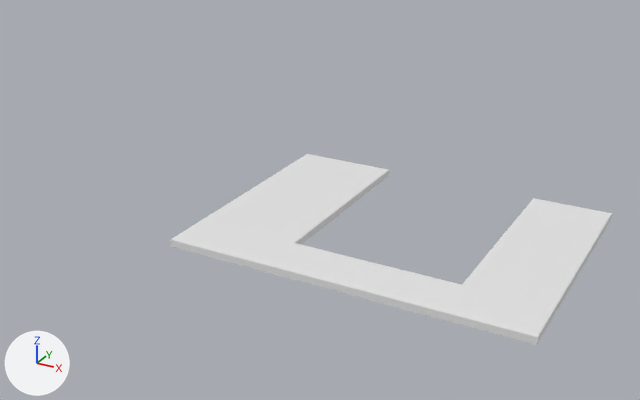
A saved change to the FBX model TesisDV/Assets/Models/Models/NewHome/RoofLivingEntrance.fbx.
Before and after are seen from a 50 mm lens placed at (54.6, -70.6, 26.8), pointed at (20.8, -9.1, -3.9). The axes (+X, +Y, +Z) are drawn at lower left. The lights are the same throughout. Where no turn or scale is listed for an object, it has been applied to the vertices.

Script lines for the objects in view, before the commit:
```python
me_mesh = bpy.data.meshes.new('Mesh')
me_mesh.from_pydata(...)  # 48 vertices, 46 faces; spans x -12.5..12.5, y -9.3..9.3, z -0.2..0.2
ob_rooflivingentrance001 = bpy.data.objects.new('RoofLivingEntrance001', me_mesh)
ob_rooflivingentrance001.location = (32.54, -19.25, 0.25)
```
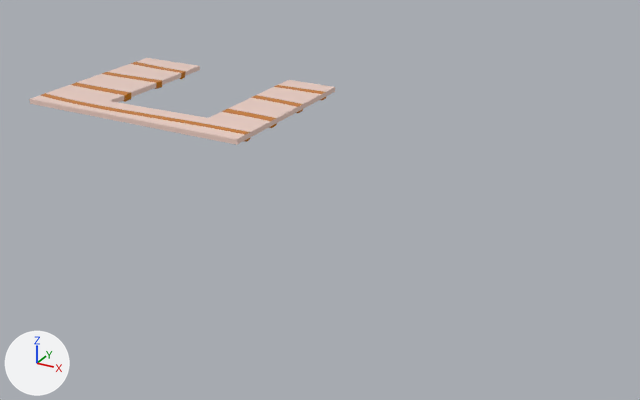
Pixel boxes [x1, y1, x2, y2] of what changed, in the pictures (640 x 400 px):
'RoofLivingEntrance001', reshaped, moved (31% narrower, 54% shorter)
    before: [170, 154, 612, 345]
    after: [29, 58, 335, 145]
part 1 of me_mesh, built on
    before: [171, 154, 612, 344]
    after: [31, 58, 335, 145]
part 2 of me_mesh, recoloured
    before: [595, 214, 612, 246]
    after: [29, 99, 41, 106]

The change in detail:
Picture 'TrimSheetProps.png' (img_trimsheetprops_png) is new.
Material '01 - Default' (mat_01___default) is new.
Its texture is img_trimsheetprops_png.
Its roughness is 0.0.
me_mesh is used by ob_rooflivingentrance001; location (32.54, -19.25, 0.25).
me_mesh had 48 vertices, 46 faces and spanned x -12.5..12.5, y -9.3..9.3, z -0.2..0.2.
me_mesh now has 972 vertices, 984 faces and spans x -12.5..12.5, y -9.3..9.3, z -0.4..0.3.
me_mesh part 1: 7 vertices moved from x -12.5..12.5, y -5.7..4.3, z -0.2..0.2 to x -11.0..11.4, y -9.3..9.3, z -0.2..0.2; 18 vertices removed from x -12.5..12.5, y -5.7..4.3, z -0.2..0.2; 942 vertices added at x -12.5..12.5, y -9.3..9.3, z -0.4..0.3.
me_mesh part 2: 3 faces spanning x -12.5..12.5, y -9.3..9.3, z -0.2..0.2 switch from no material to mat_01___default (picture img_trimsheetprops_png).
Object 'RoofLivingEntrance001' (ob_rooflivingentrance001) moves from (32.54, -19.25, 0.25) to (0.0, 0.0, 0.0).
